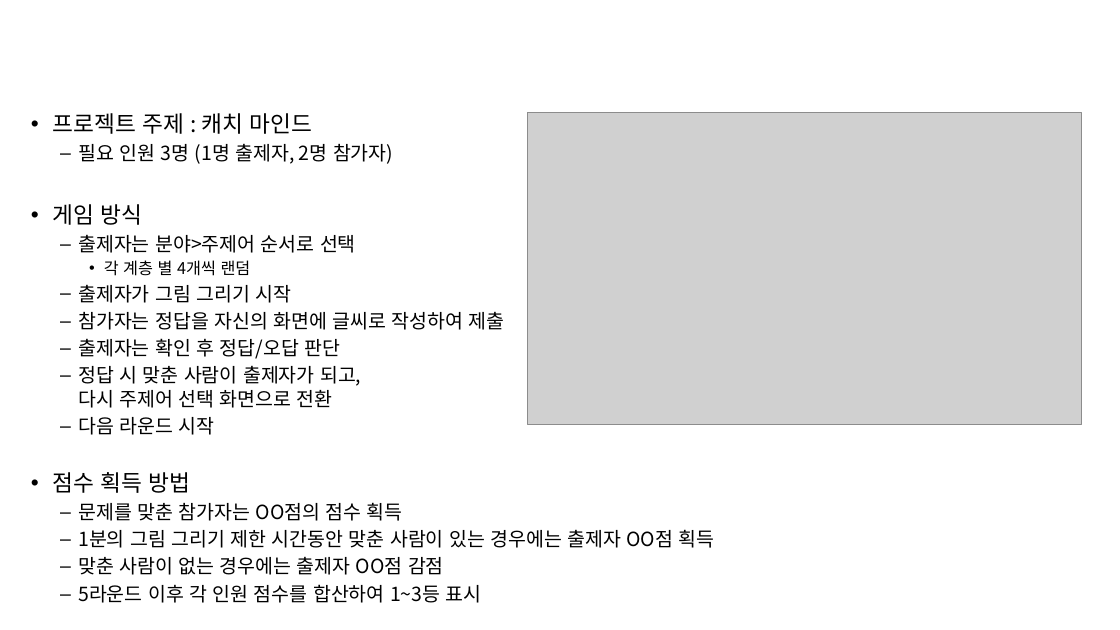
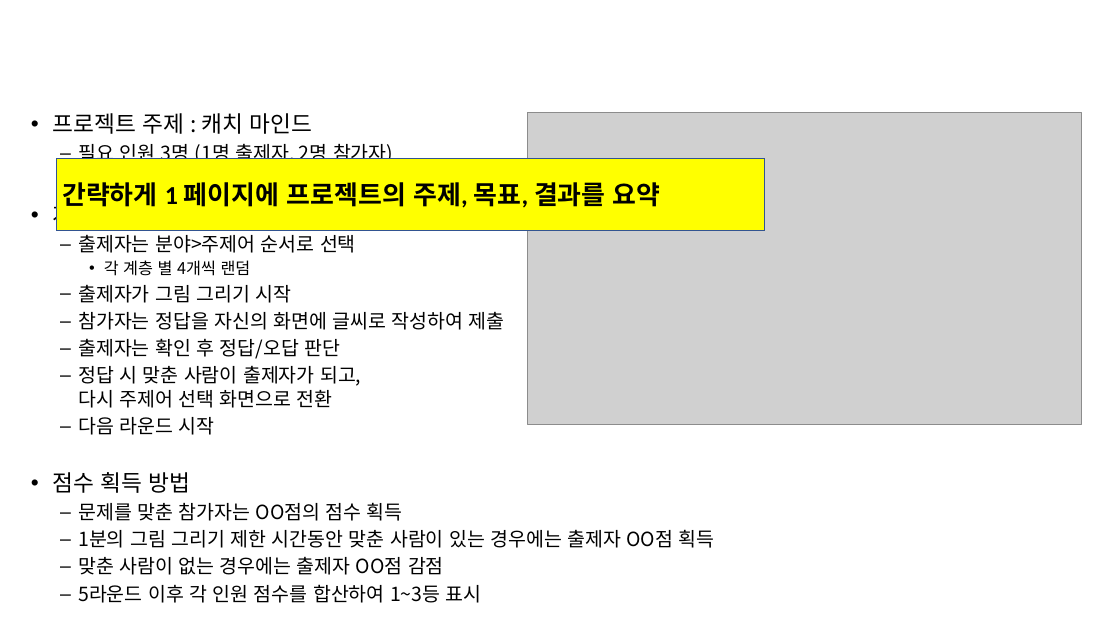
Before and after one commit to jewon1230-wq/For_transfer_files_jw, a slide deck: slide 3 of LG_부트캠프_12기_C반_프로젝트일정_및_최종제출결과물_3팀/LG_부트캠프_12기_C반_최종결과물(3팀)/결과보고서/4.LG_부트캠프_12기_C반_결과보고서(3팀)_v1.pptx (slide 8 before the commit). Drawn at 1120x630 pixels with LibreOffice and Linux fonts; fonts in the diff are those of the drawing; grey boxes stand for pictures; background and template pictures are left out. Boxes give left, top, right and bottom in pixels: in the first picture for what was removed or moved away, otherwise in the second. Text is boxed around its words. In the diff, an @@ line names an element or a change of style, - is before the commit and + after.

```diff
--- a/LG_부트캠프_12기_C반_프로젝트일정_및_최종제출결과물_3팀/LG_부트캠프_12기_C반_최종결과물(3팀)/결과보고서/4.LG_부트캠프_12기_C반_결과보고서(3팀)_v1.pptx
+++ b/LG_부트캠프_12기_C반_프로젝트일정_및_최종제출결과물_3팀/LG_부트캠프_12기_C반_최종결과물(3팀)/결과보고서/4.LG_부트캠프_12기_C반_결과보고서(3팀)_v1.pptx
@@ rectangle added at (57, 159, 764, 230), fill #FFFF00, outline #325491 1 pt, 32 pt, text #000000, bold @@
+간략하게 1 페이지에 프로젝트의 주제, 목표, 결과를 요약
```
Also in this commit, not shown: 2 other slides changed, 6 slides removed, 4 other files.
